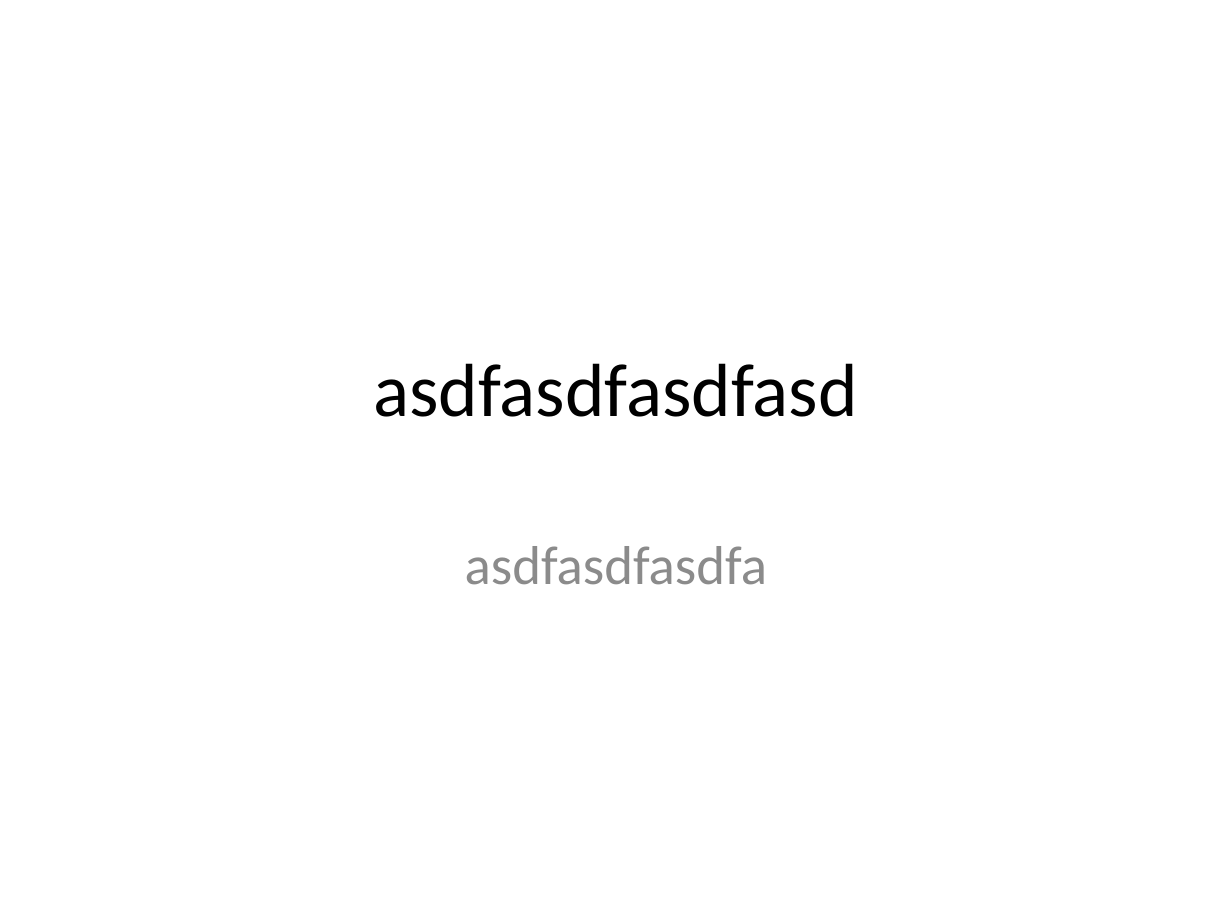
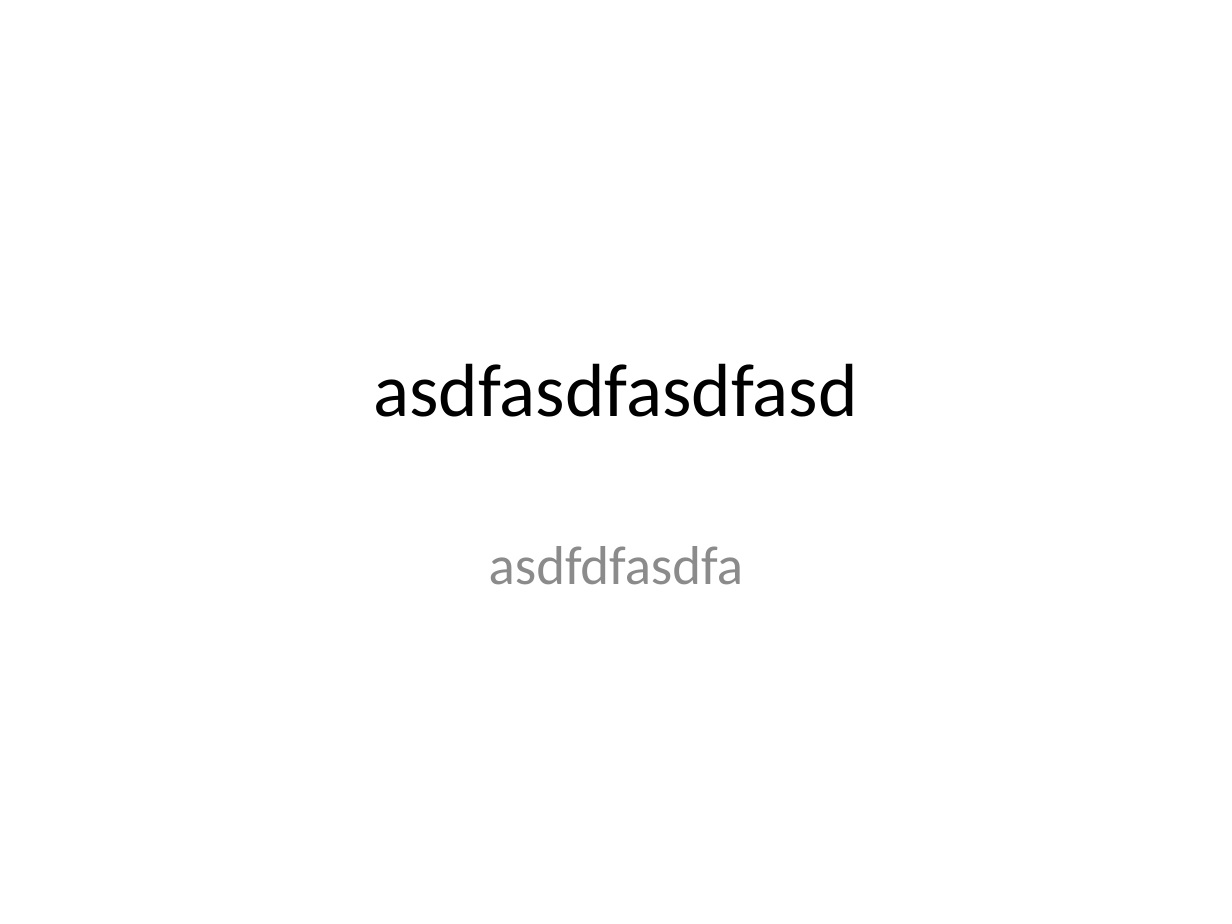
Before and after one commit to Guhtech/Test, a slide deck: slide 1 of PPT.pptx. Drawn at 1232x924 pixels with LibreOffice and Linux fonts; fonts in the diff are those of the drawing. Boxes give left, top, right and bottom in pixels: in the first picture for what was removed or moved away, otherwise in the second. Text is boxed around its words. In the diff, an @@ line names an element or a change of style, - is before the commit and + after.

Commit message:
df

```diff
--- a/PPT.pptx
+++ b/PPT.pptx
@@ subtitle at [489,546,743,585]: text changed @@
-asdfasdfasdfa
+asdfdfasdfa
```
